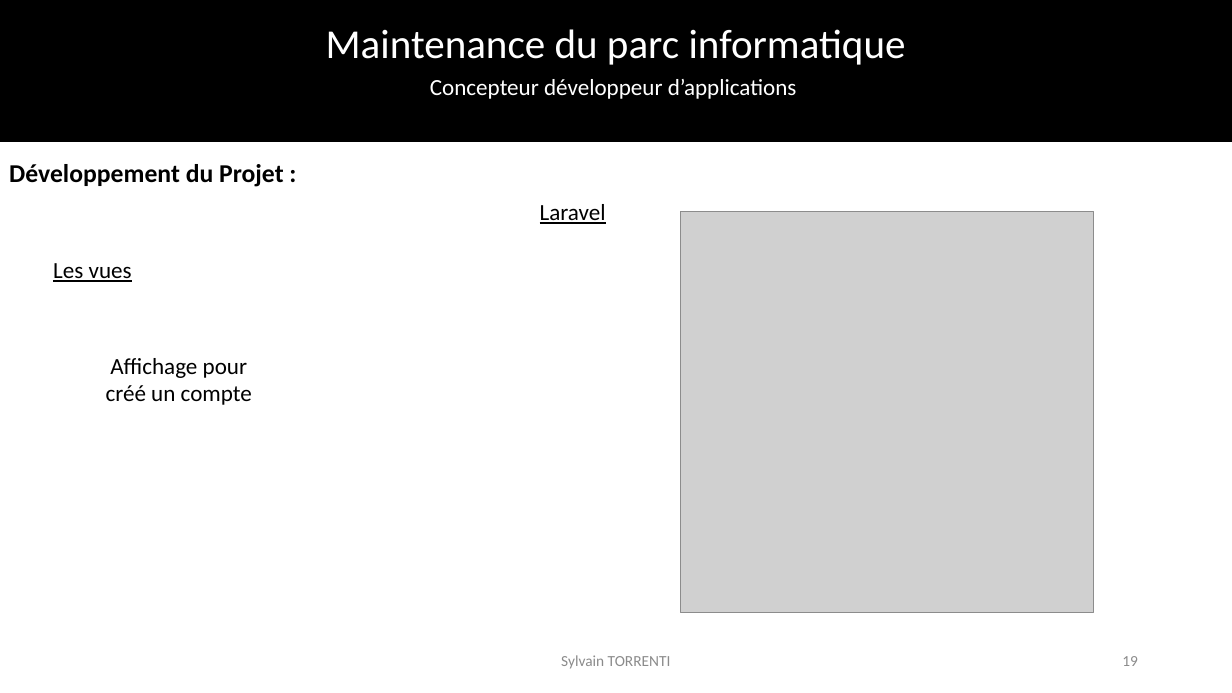
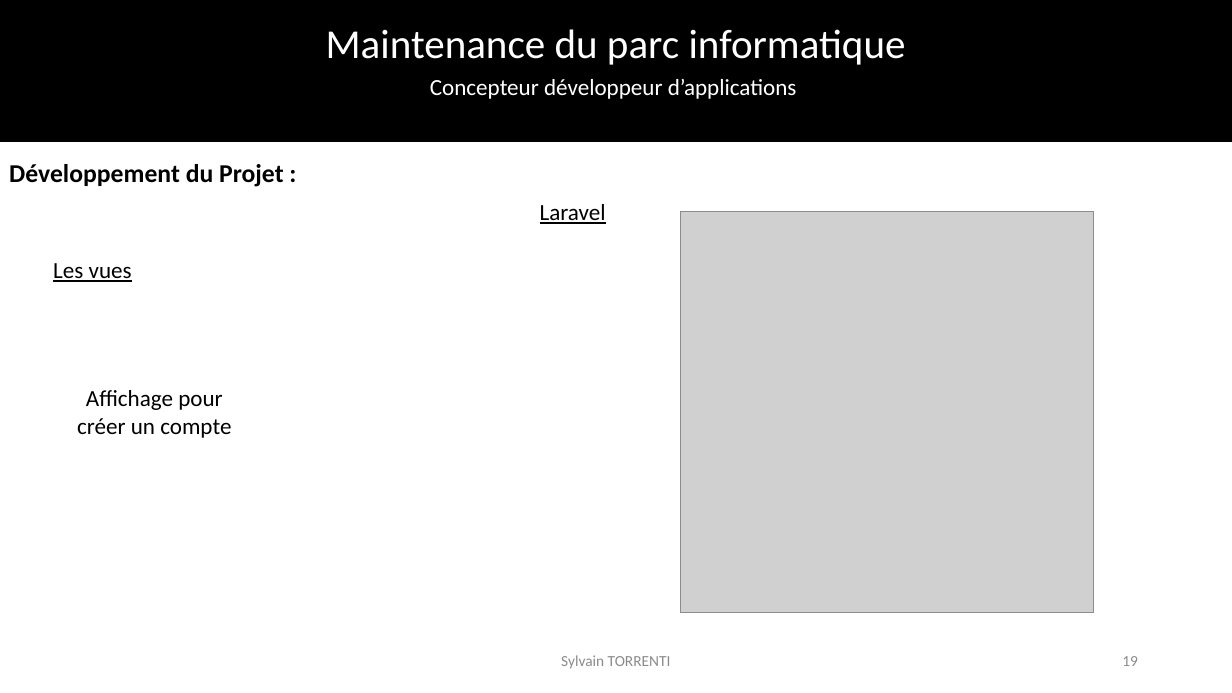
Before and after one commit to SylvainTorrenti/Fil_Rouge, a slide deck: slide 19 of presentation/Presentation epcf.pptx. Drawn at 1232x693 pixels with LibreOffice and Linux fonts; fonts in the diff are those of the drawing; grey boxes stand for pictures; background and template pictures are left out. Boxes give left, top, right and bottom in pixels: in the first picture for what was removed or moved away, otherwise in the second. Text is boxed around its words. In the diff, an @@ line names an element or a change of style, - is before the commit and + after.

```diff
--- a/presentation/Presentation epcf.pptx
+++ b/presentation/Presentation epcf.pptx
@@ text "Affichage pour" moved from (x1=106, y1=358, x2=252, y2=405) to (x1=77, y1=390, x2=231, y2=438) @@
@@ text at (x1=77, y1=418, x2=231, y2=438): text changed @@
-créé un compte
+créer un compte
```
Also in this commit, not shown: 34 other slides changed.
